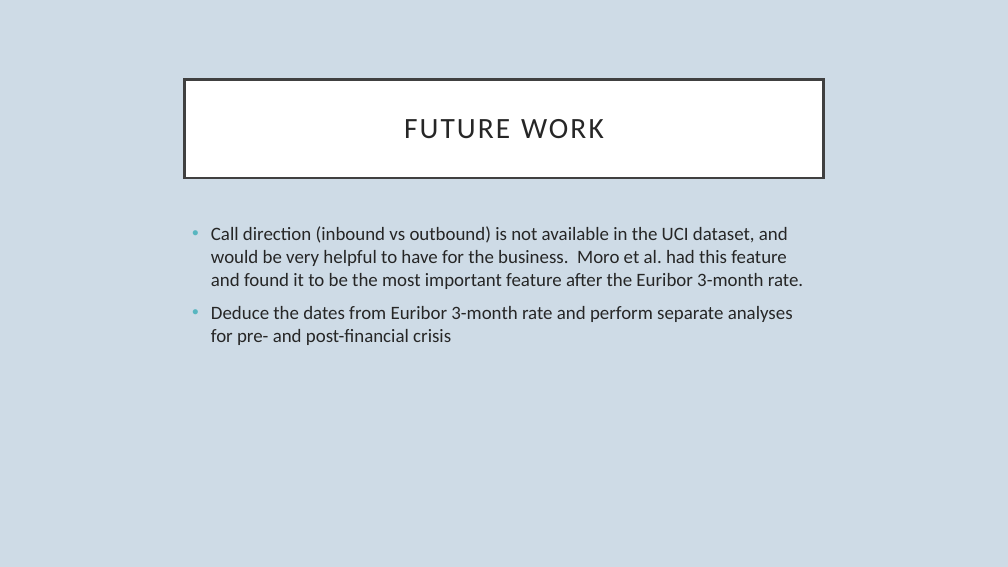
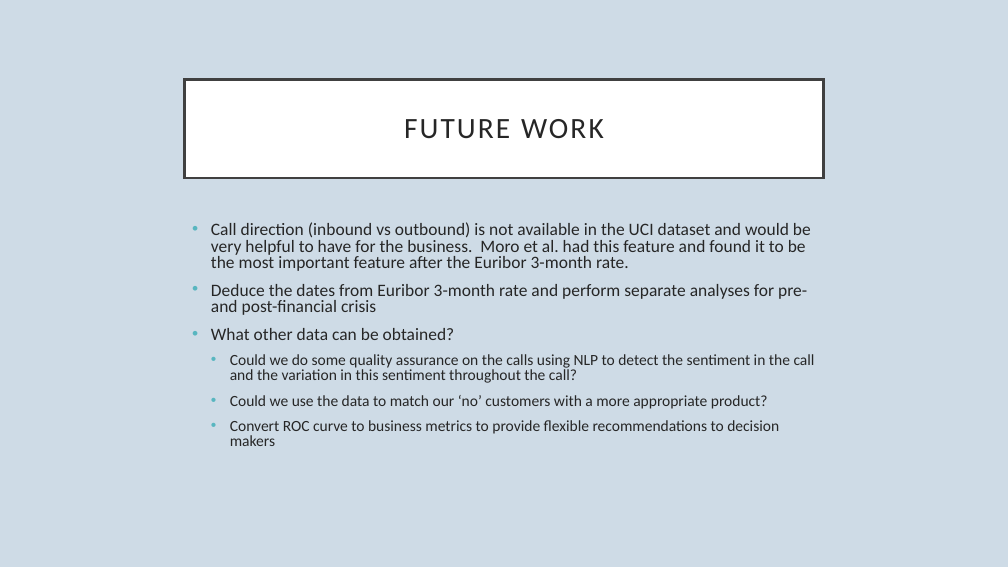
Before and after one commit to dapopov-st/bank-marketing-predicting-term-deposit-subscription, a slide deck: slide 14 of BankMarketing.pptx (slide 13 before the commit). Drawn at 1008x567 pixels with LibreOffice and Linux fonts; fonts in the diff are those of the drawing. Boxes give left, top, right and bottom in pixels: in the first picture for what was removed or moved away, otherwise in the second. Text is boxed around its words. In the diff, an @@ line names an element or a change of style, - is before the commit and + after.

Commit message:
update presentation

```diff
--- a/BankMarketing.pptx
+++ b/BankMarketing.pptx
@@ text at (211,222,811,271): text changed; size 18 to 16.6 pt @@
-• Call direction (inbound vs outbound) is not available in the UCI dataset, and would be very helpful to have for the business. Moro et al. had this feature and found it to be the most important feature after the Euribor 3-month rate.
+• Call direction (inbound vs outbound) is not available in the UCI dataset and would be very helpful to have for the business. Moro et al. had this feature and found it to be the most important feature after the Euribor 3-month rate.
@@ text at (211,284,807,315): size 18 to 16.6 pt in "Deduce the dates from Euribor 3-month rate ..."; line spacing 1 to 0.8 @@
@@ text at (211,328,815,446): paragraphs added @@
+• What other data can be obtained?
+  • Could we do some quality assurance on the calls using NLP to detect the sentiment in the call and the variation in this sentiment throughout the call?
+  • Could we use the data to match our ‘no’ customers with a more appropriate product?
+  • Convert ROC curve to business metrics to provide flexible recommendations to decision makers
```
Also in this commit, not shown: 7 other slides changed, 7 slides added, 4 slides removed.
